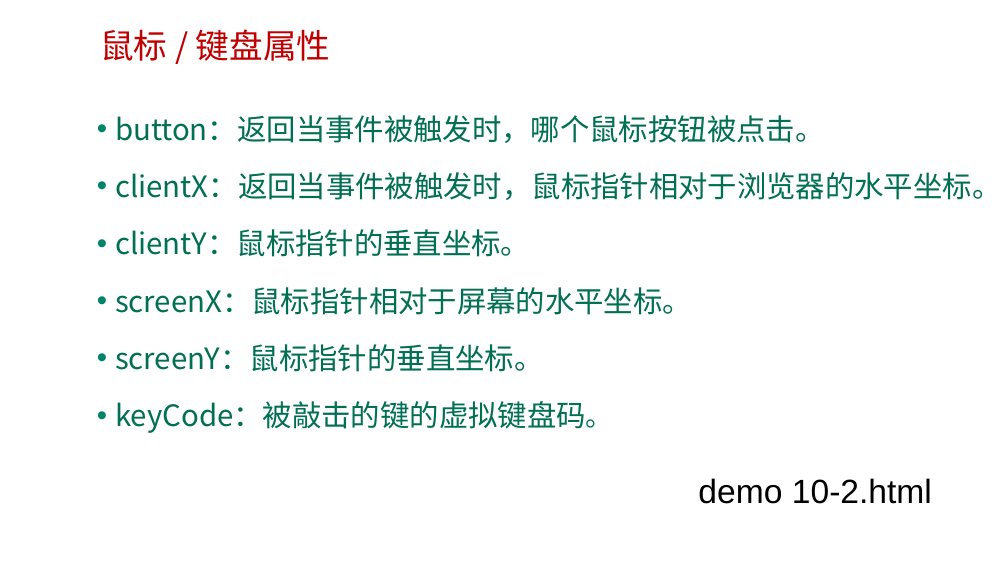
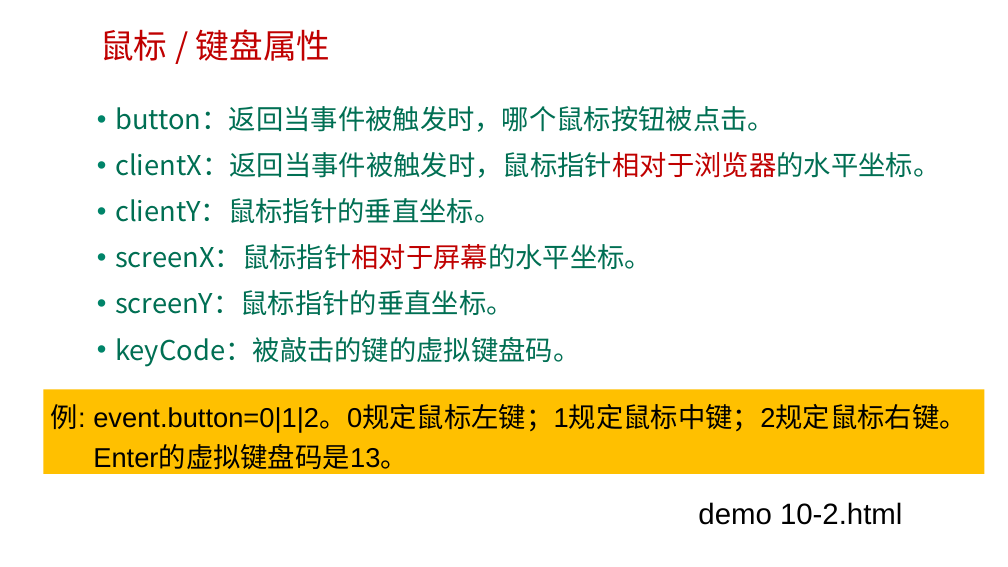
Before and after one commit to edu2act/course-web2, a slide deck: slide 8 of materials/slides/第十章 事件对象.pptx. Drawn at 1008x567 pixels with LibreOffice and Linux fonts; fonts in the diff are those of the drawing; background and template pictures are left out. Boxes give left, top, right and bottom in pixels: in the first picture for what was removed or moved away, otherwise in the second. Text is boxed around its words. In the diff, an @@ line names an element or a change of style, - is before the commit and + after.

```diff
--- a/materials/slides/第十章 事件对象.pptx
+++ b/materials/slides/第十章 事件对象.pptx
@@ text "button：返回当事件被触发时，哪个鼠标按钮被点击。" at (115, 106, 940, 367): size 28 to 26 pt; text colour #006F53 to #C00000 in "clientX：返回当事件被触发时，鼠标指针相对于浏览器的水平坐标。", "screenX：鼠标指针相对于屏幕的水平坐标。"; line spacing 1.5 to 40pt @@
@@ rectangle added at (43, 389, 985, 474), fill #FFC000, 26 pt, text #000000 @@
+例: event.button=0|1|2。0规定鼠标左键；1规定鼠标中键；2规定鼠标右键。例: Enter的虚拟键盘码是13。
@@ text "demo 10-2.html": place and size @@
-text "demo 10-2.html" at (698, 478, 932, 504)
+text "demo 10-2.html" at (698, 502, 902, 525)
@@ text "demo 10-2.html" at (698, 502, 902, 525): size 32 to 28 pt @@
```
Also in this commit, not shown: 6 other slides changed, 1 slide added.
